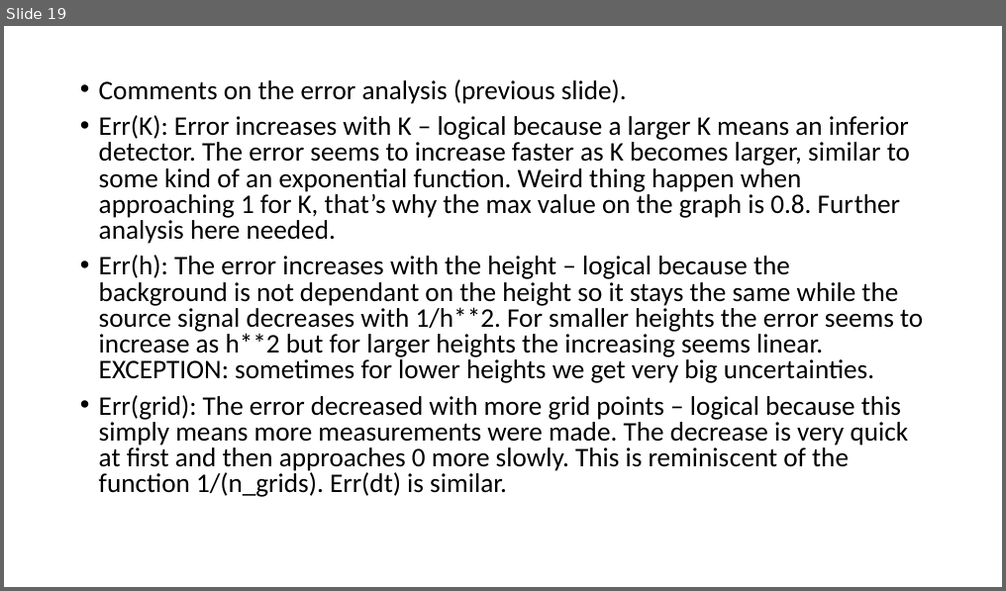
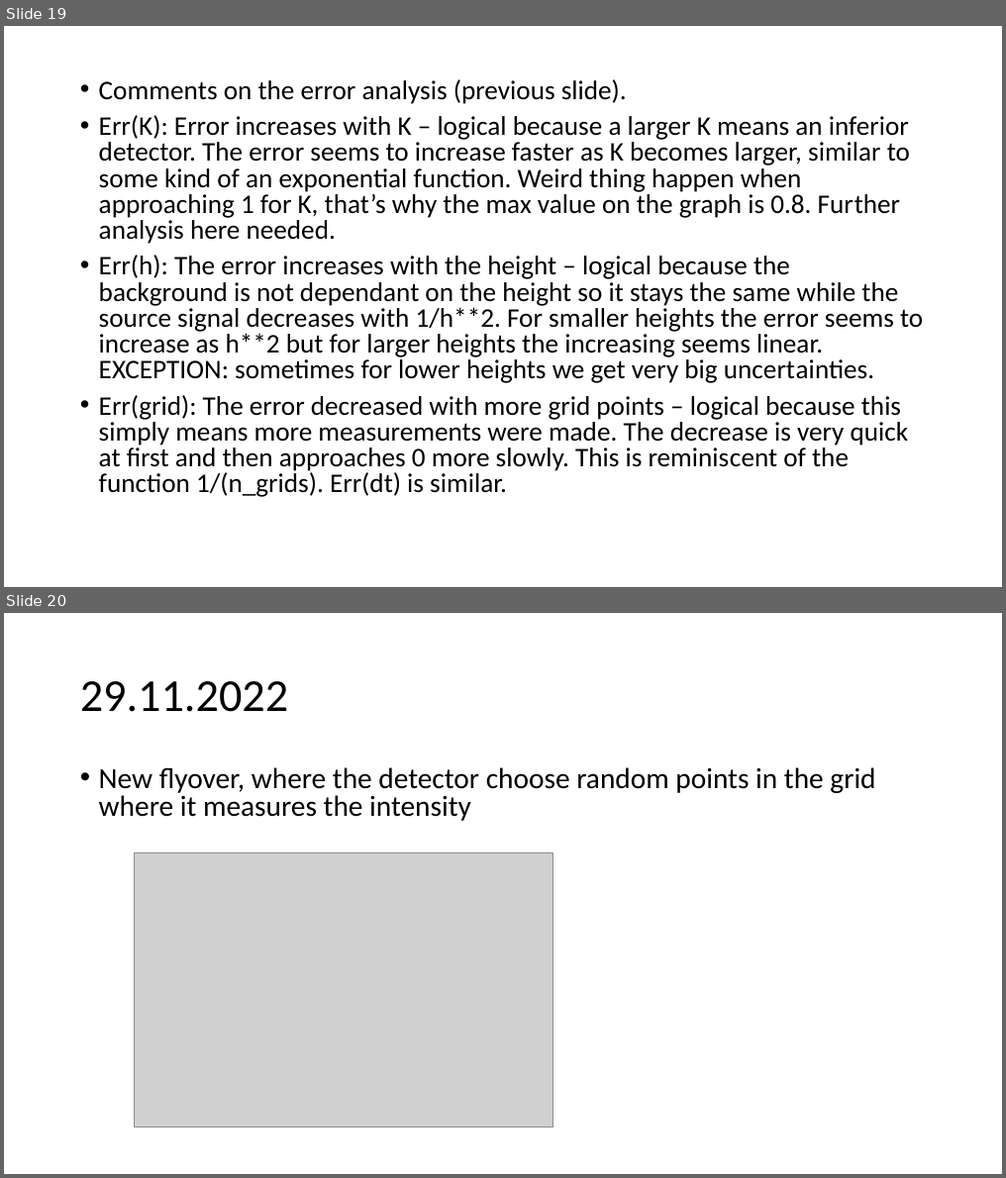
Before and after one commit to urhtrinko/DroneRadioactivity_student_job, a slide deck: reports/work_diary.pptx. Shown one above the other, each under a label of ours: slide 19 before the commit, slides 19 and 20 after it. The pictures are 1006x591 and 1006x1178 pixels, drawn with LibreOffice and Linux fonts; fonts in the diff are those of the drawing; grey boxes stand for pictures. Boxes give left, top, right and bottom in pixels: in the first picture for what was removed or moved away, otherwise in the second. Text is boxed around its words. In the diff, an @@ line names an element or a change of style, - is before the commit and + after.

```diff
--- a/reports/work_diary.pptx
+++ b/reports/work_diary.pptx
@@ slide 20 added at (4,613,1002,1174), background #FFFFFF @@
@@ title added at (80,681,288,712), 44 pt, text #000000 @@
+29.11.2022
@@ text added at (99,767,875,821), 28 pt, text #000000 @@
+• New flyover, where the detector choose random points in the grid where it measures the intensity
@@ picture added at (135,854,552,1128) @@
```
